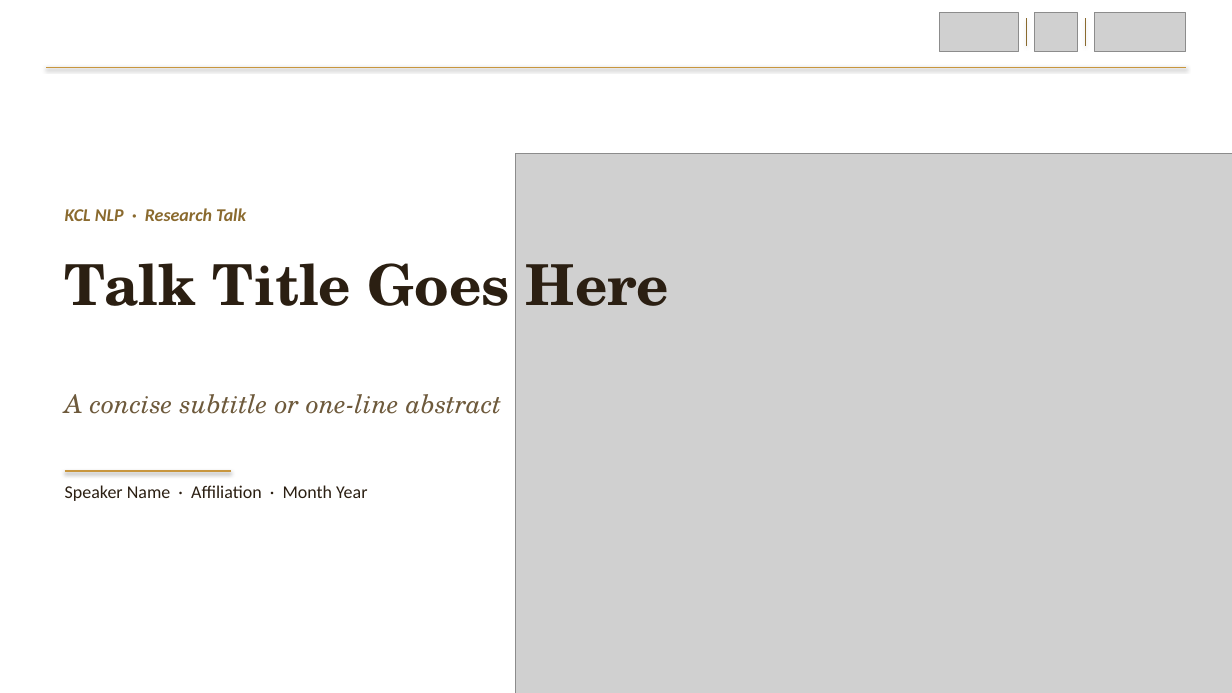
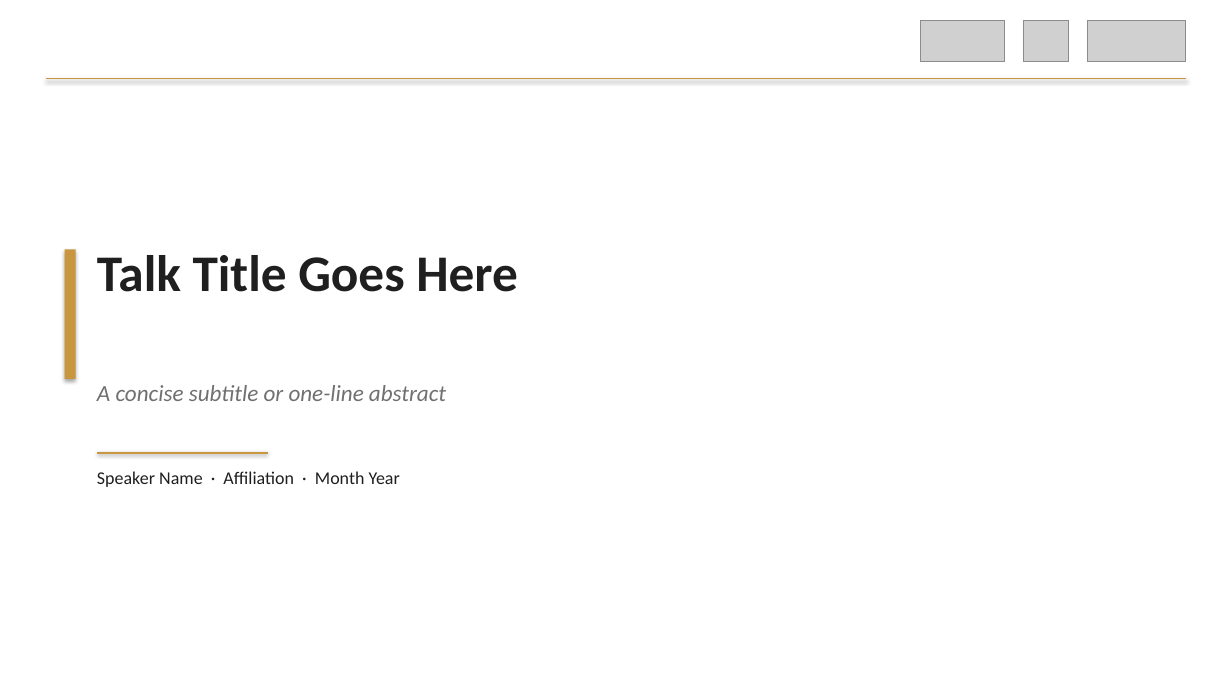
Before and after one commit to preordinary/KCLNLP_SlidesTemplate, a slide deck: slide 1 of templates/tree_yellow_texture/KCLNLP_TreeYellow.pptx. Drawn at 1232x693 pixels with LibreOffice and Linux fonts; fonts in the diff are those of the drawing; grey boxes stand for pictures; background and template pictures are left out. Boxes give left, top, right and bottom in pixels: in the first picture for what was removed or moved away, otherwise in the second. Text is boxed around its words. In the diff, an @@ line names an element or a change of style, - is before the commit and + after.

```diff
--- a/templates/tree_yellow_texture/KCLNLP_TreeYellow.pptx
+++ b/templates/tree_yellow_texture/KCLNLP_TreeYellow.pptx
@@ picture: place and size @@
-picture at bbox=[940, 13, 1019, 52]
+picture at bbox=[921, 20, 1005, 62]
@@ picture: place and size @@
-picture at bbox=[1035, 13, 1078, 52]
+picture at bbox=[1023, 20, 1069, 62]
@@ line removed from (1027, 18) to (1027, 46) @@
@@ line removed from (1086, 18) to (1086, 46) @@
@@ picture: place and size @@
-picture at bbox=[1094, 13, 1186, 52]
+picture at bbox=[1088, 20, 1186, 62]
@@ line moved from (46, 67) - (1186, 67) to (46, 79) - (1186, 79) @@
@@ picture removed at bbox=[516, 153, 1232, 693] @@
@@ text removed at bbox=[65, 208, 246, 221] @@
-KCL NLP · Research Talk
@@ rectangle added at bbox=[65, 250, 76, 379], fill #C8963E @@
@@ text "Talk Title Goes Here": place and size @@
-text "Talk Title Goes Here" at bbox=[65, 263, 669, 306]
+text "Talk Title Goes Here" at bbox=[97, 255, 518, 292]
@@ text "Talk Title Goes Here" at bbox=[97, 255, 518, 292]: size 44 to 40 pt, font TeX Gyre Schola to Calibri, text colour #2B1F12 to #1F1F1F @@
@@ text "A concise subtitle or one-line ...": place and size @@
-text "A concise subtitle or one-line ..." at bbox=[65, 394, 501, 414]
+text "A concise subtitle or one-line ..." at bbox=[97, 385, 446, 401]
@@ text "A concise subtitle or one-line ..." at bbox=[97, 385, 446, 401]: size 20 to 18 pt, font TeX Gyre Schola to Calibri, text colour #6E5A3C to #707070 @@
@@ text "Speaker Name · Affiliation · ...": place and size @@
-text "Speaker Name · Affiliation · ..." at bbox=[65, 485, 367, 501]
+text "Speaker Name · Affiliation · ..." at bbox=[97, 471, 400, 487]
@@ text "Speaker Name · Affiliation · ..." at bbox=[97, 471, 400, 487]: text colour #2B1F12 to #1F1F1F @@
@@ line moved from (65, 471) - (231, 471) to (97, 453) - (268, 453) @@
```
Also in this commit, not shown: 4 other slides changed, 6 other files.
